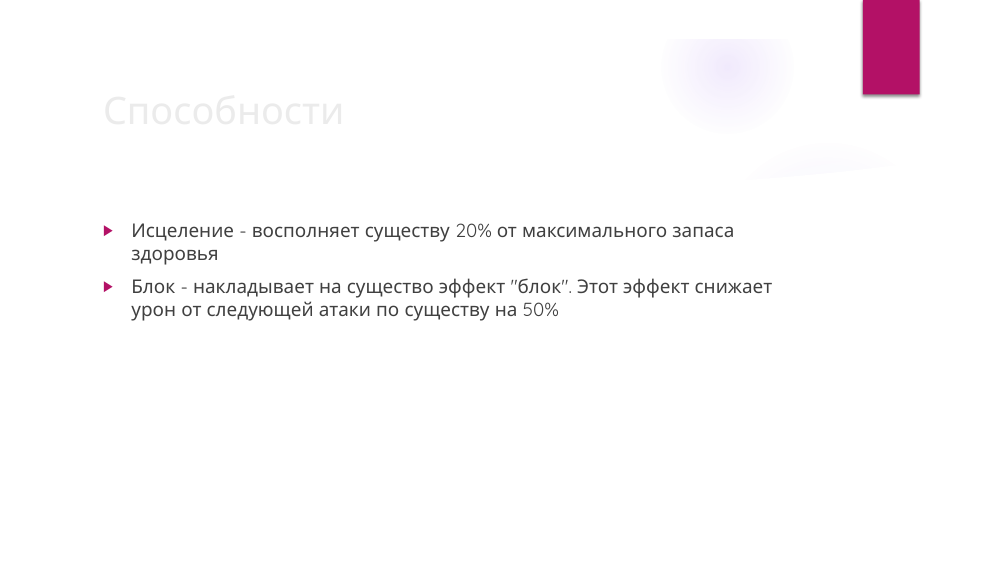
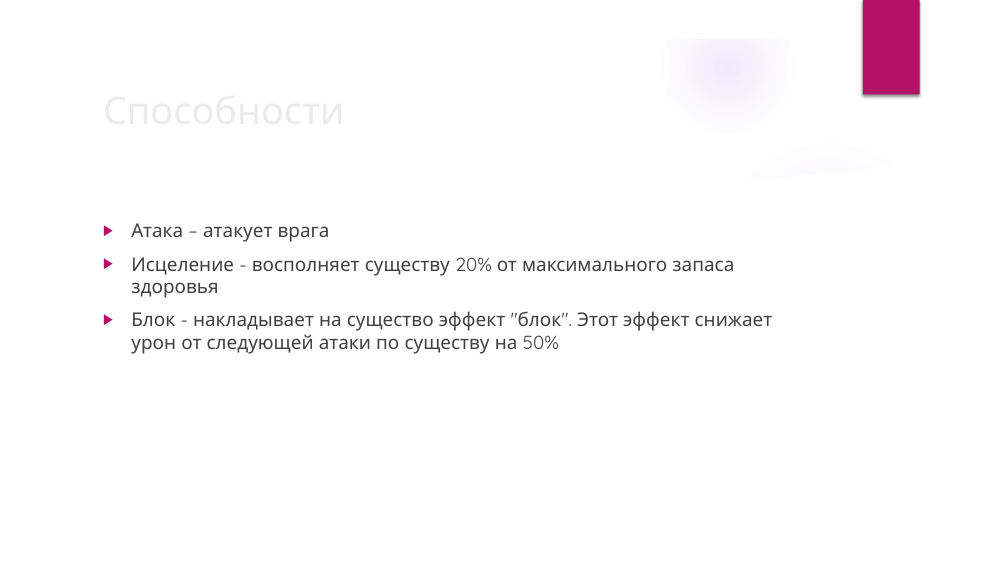
Before and after one commit to Roma109/pyqt-project, a slide deck: slide 6 of Игра Daggerfall.pptx. Drawn at 1008x567 pixels with LibreOffice and Linux fonts; fonts in the diff are those of the drawing; background and template pictures are left out. Boxes give left, top, right and bottom in pixels: in the first picture for what was removed or moved away, otherwise in the second. Text is boxed around its words. In the diff, an @@ line names an element or a change of style, - is before the commit and + after.

```diff
--- a/Игра Daggerfall.pptx
+++ b/Игра Daggerfall.pptx
@@ text at [131,223,330,242]: paragraph added @@
+▶ Атака – атакует врага
```
Also in this commit, not shown: 3 other slides changed, 1 slide added, 3 slides removed, 4 other files.
